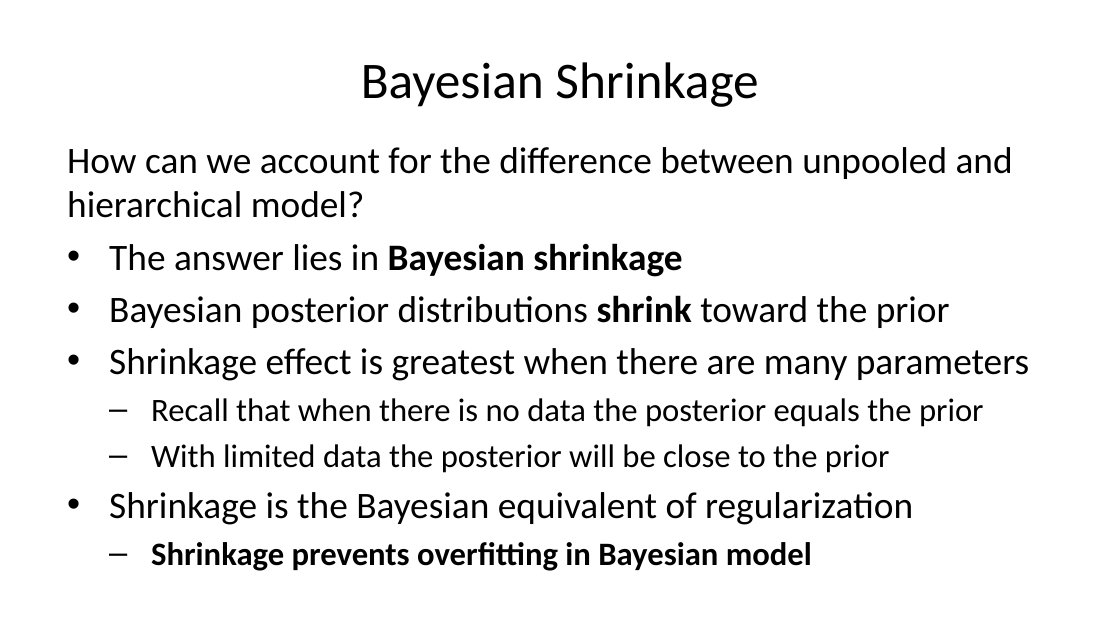
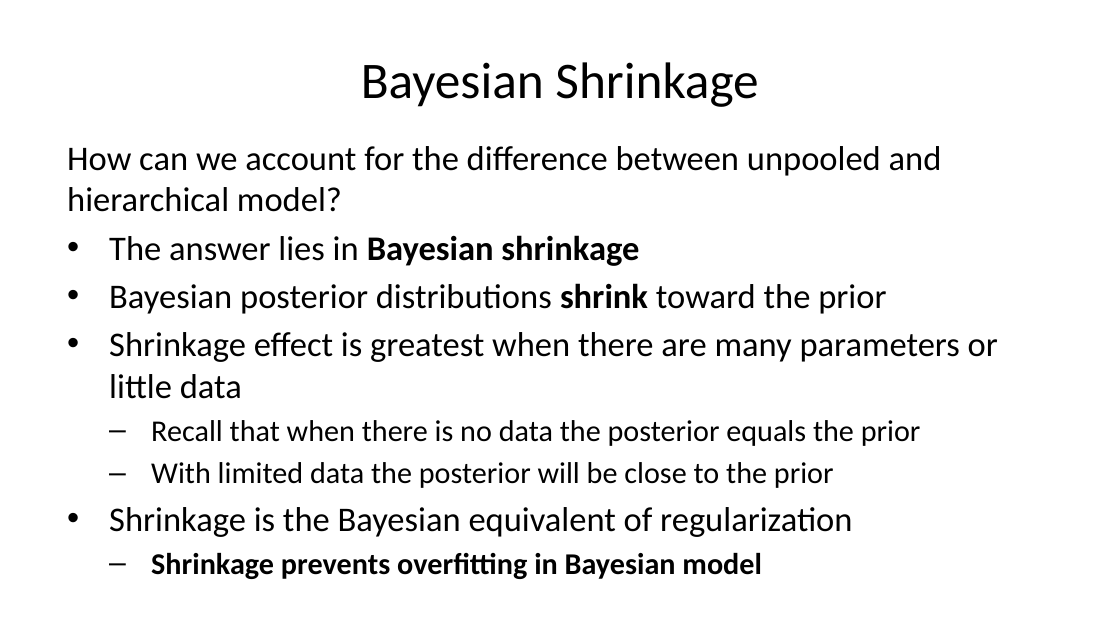
Before and after one commit to StephenElston/CSCI-E-83, a slide deck: slide 53 of LectureSlides/14_HierarchicalBayesModels.pptx. Drawn at 1120x630 pixels with LibreOffice and Linux fonts; fonts in the diff are those of the drawing. Boxes give left, top, right and bottom in pixels: in the first picture for what was removed or moved away, otherwise in the second. Text is boxed around its words. In the diff, an @@ line names an element or a change of style, - is before the commit and + after.

Commit message:
Updated from lectures

```diff
--- a/LectureSlides/14_HierarchicalBayesModels.pptx
+++ b/LectureSlides/14_HierarchicalBayesModels.pptx
@@ text at (x1=67, y1=146, x2=942, y2=579): size 24 to 22.2 pt in "How can we account for the difference ...", "The answer lies in Bayesian shrinkage", "Bayesian posterior distributions shrink toward the prior", "Shrinkage is the Bayesian equivalent of regularization"; size 21 to 19.4 pt in "Recall that when there is no data ...", "With limited data the posterior will be ...", "Shrinkage prevents overfitting in Bayesian model" @@
@@ text at (x1=109, y1=332, x2=998, y2=399): text changed; size 24 to 22.2 pt @@
-• Shrinkage effect is greatest when there are many parameters
+• Shrinkage effect is greatest when there are many parameters or little data
```
Also in this commit, not shown: 1 other slide changed.
